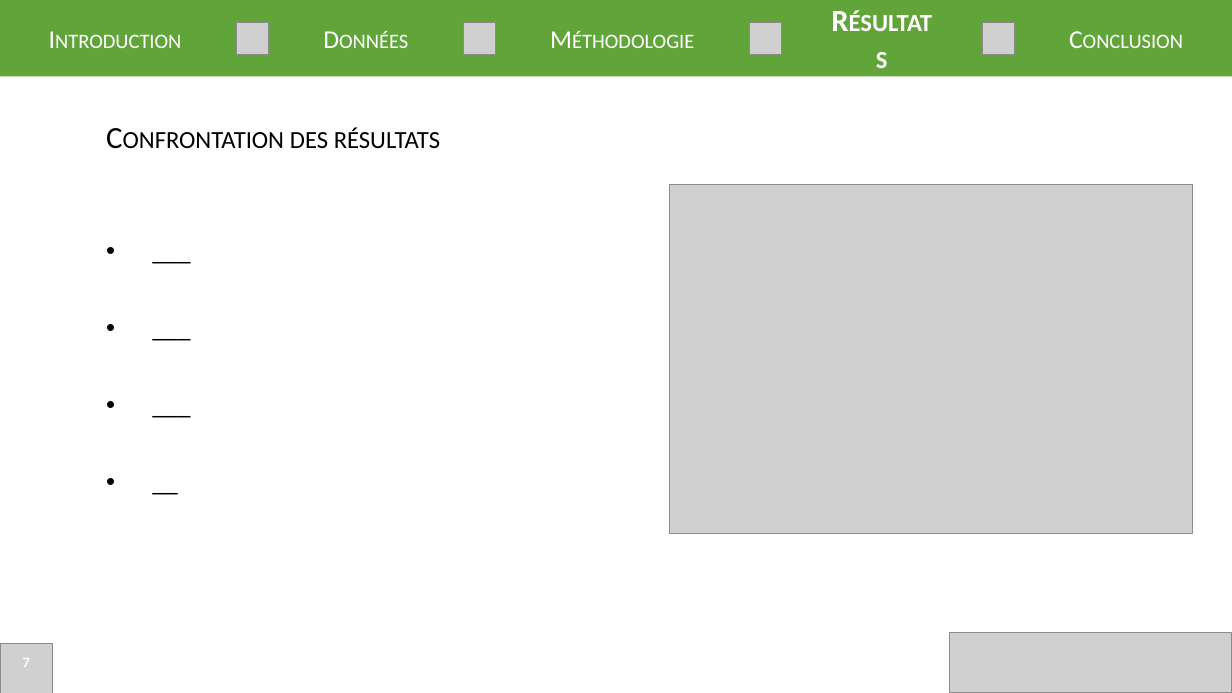
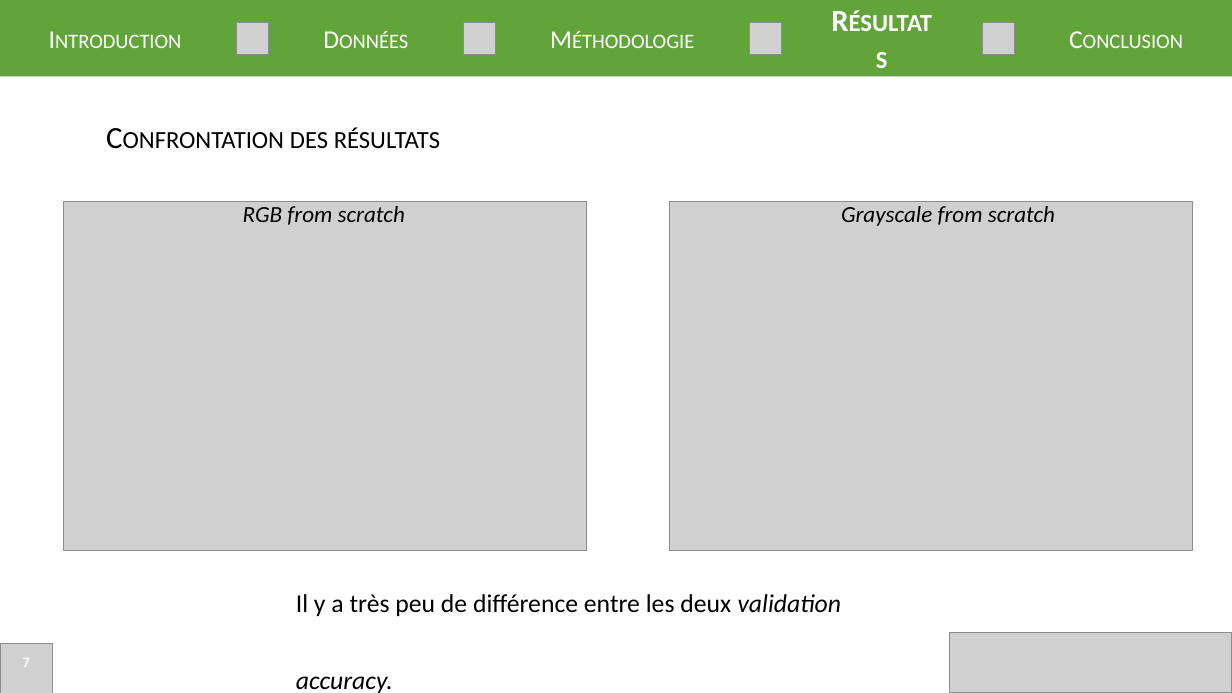
Before and after one commit to Easill/ML_photo, a slide deck: slide 7 of presentation.pptx. Drawn at 1232x693 pixels with LibreOffice and Linux fonts; fonts in the diff are those of the drawing; grey boxes stand for pictures. Boxes give left, top, right and bottom in pixels: in the first picture for what was removed or moved away, otherwise in the second. Text is boxed around its words. In the diff, an @@ line names an element or a change of style, - is before the commit and + after.

```diff
--- a/presentation.pptx
+++ b/presentation.pptx
@@ picture added at [63, 201, 587, 551] @@
@@ text removed at [97, 184, 201, 569] @@
-• ___
-• ___
-• ___
-• __
@@ text added at [243, 206, 405, 225], 18 pt, text #000000, italic @@
+RGB from scratch
@@ picture: place and size @@
-picture at [669, 184, 1193, 533]
+picture at [669, 201, 1193, 551]
@@ text added at [841, 206, 1055, 226], 18 pt, text #000000, italic @@
+Grayscale from scratch
@@ text added at [296, 594, 842, 616], 20 pt, text #000000 @@
+Il y a très peu de différence entre les deux validation accuracy.
```
Also in this commit, not shown: 6 other slides changed, 7 other files.
